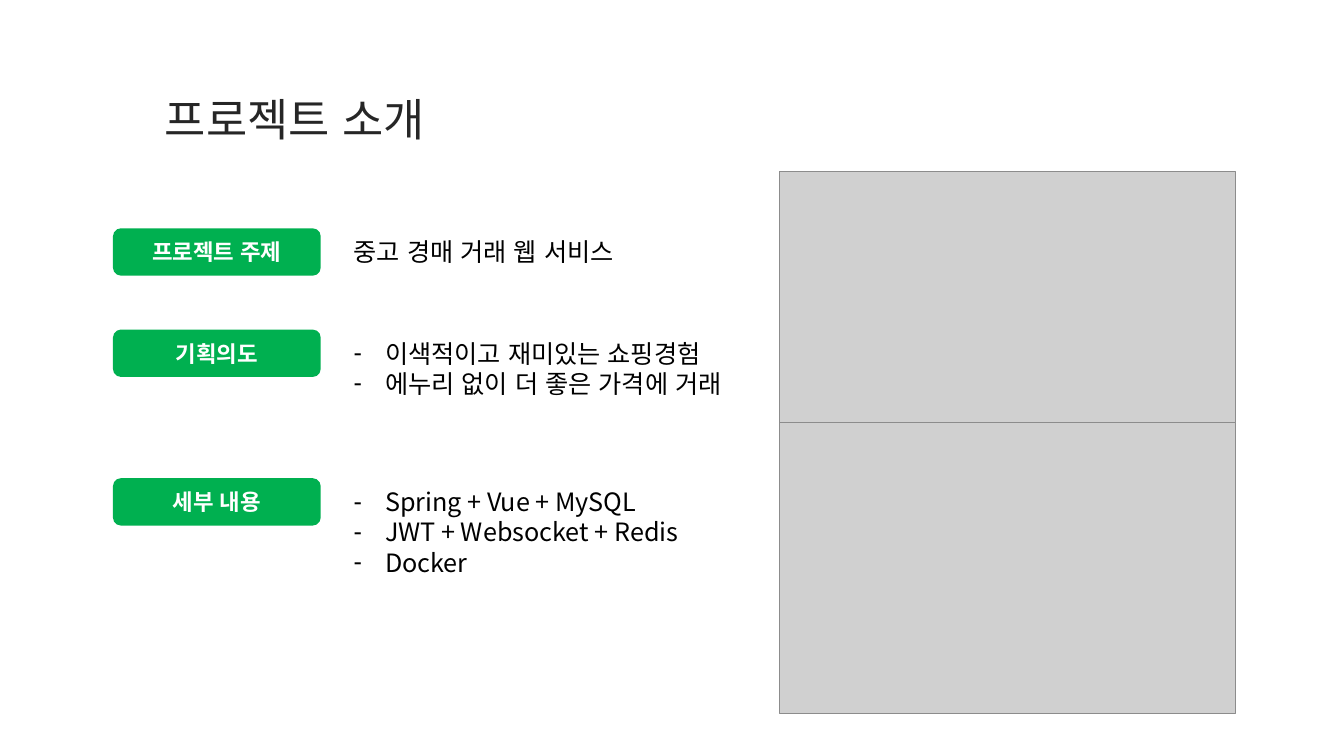
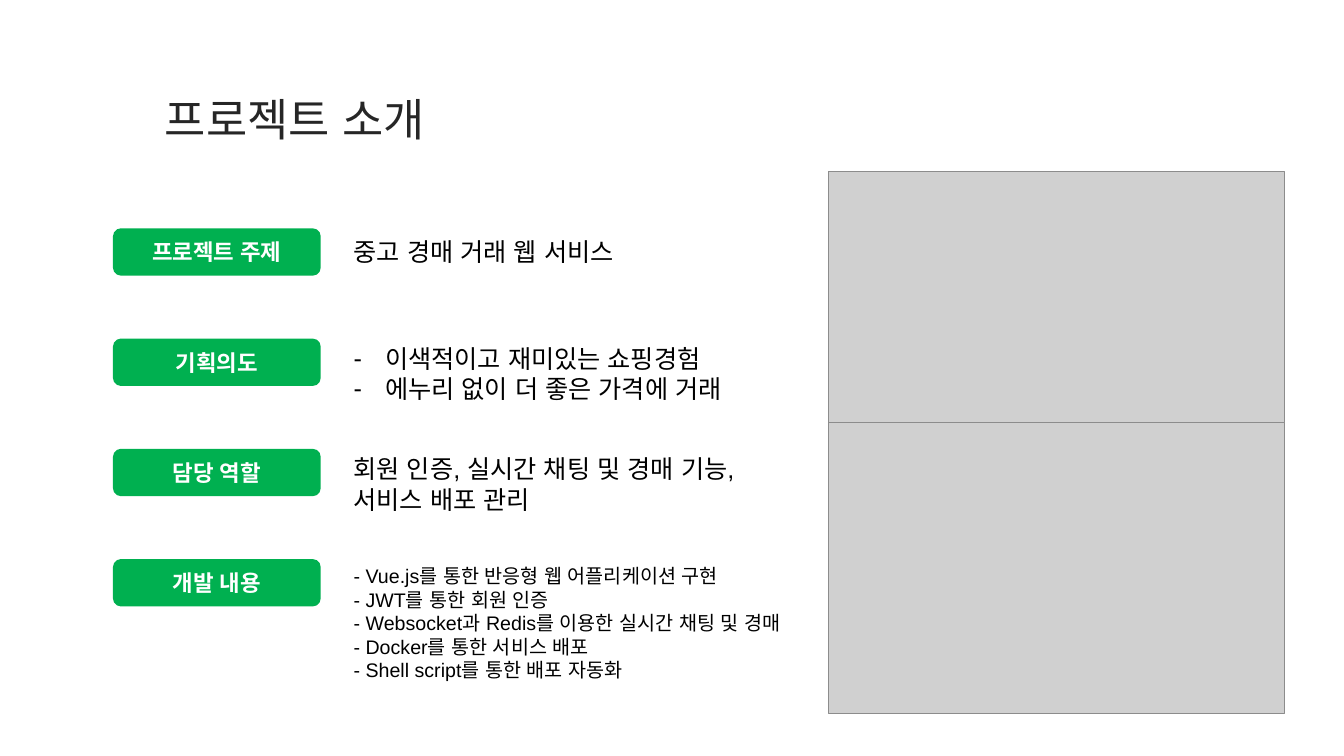
Before and after one commit to shim99887/TMI, a slide deck: slide 2 of docs/Introduce/SDS_자기소개_전원표.pptx. Drawn at 1344x756 pixels with LibreOffice and Linux fonts; fonts in the diff are those of the drawing; grey boxes stand for pictures; background and template pictures are left out. Boxes give left, top, right and bottom in pixels: in the first picture for what was removed or moved away, otherwise in the second. Text is boxed around its words. In the diff, an @@ line names an element or a change of style, - is before the commit and + after.

```diff
--- a/docs/Introduce/SDS_자기소개_전원표.pptx
+++ b/docs/Introduce/SDS_자기소개_전원표.pptx
@@ picture: place and size @@
-picture at (779, 172, 1236, 422)
+picture at (829, 172, 1286, 422)
@@ rounded rectangle "기획의도": place and size @@
-rounded rectangle "기획의도" at (113, 330, 321, 377)
+rounded rectangle "기획의도" at (113, 339, 321, 386)
@@ text "이색적이고 재미있는 쇼핑경험": place and size @@
-text "이색적이고 재미있는 쇼핑경험" at (385, 342, 721, 395)
+text "이색적이고 재미있는 쇼핑경험" at (385, 347, 721, 400)
@@ rounded rectangle "담당 역할": place and size @@
-rounded rectangle "담당 역할" at (113, 478, 321, 525)
+rounded rectangle "담당 역할" at (113, 449, 321, 496)
@@ picture: place and size @@
-picture at (779, 422, 1236, 714)
+picture at (829, 422, 1286, 714)
@@ text in rounded rectangle at (173, 462, 261, 483): text changed @@
-세부 내용
+담당 역할
@@ text at (354, 457, 734, 511): text changed; font Noto Sans CJK KR to Arial @@
-– Spring + Vue + MySQL
-– JWT + Websocket + Redis
-– Docker
+회원 인증, 실시간 채팅 및 경매 기능, 서비스 배포 관리
@@ rounded rectangle added at (113, 560, 321, 607), fill #00B050, 16 pt, text #FFFFFF, bold @@
+개발 내용
@@ text added at (366, 566, 780, 681), 14 pt, text #000000 @@
+- Vue.js를 통한 반응형 웹 어플리케이션 구현
+- JWT를 통한 회원 인증
+- Websocket과 Redis를 이용한 실시간 채팅 및 경매
+- Docker를 통한 서비스 배포
+- Shell script를 통한 배포 자동화
```
Also in this commit, not shown: 1 other slide changed.
